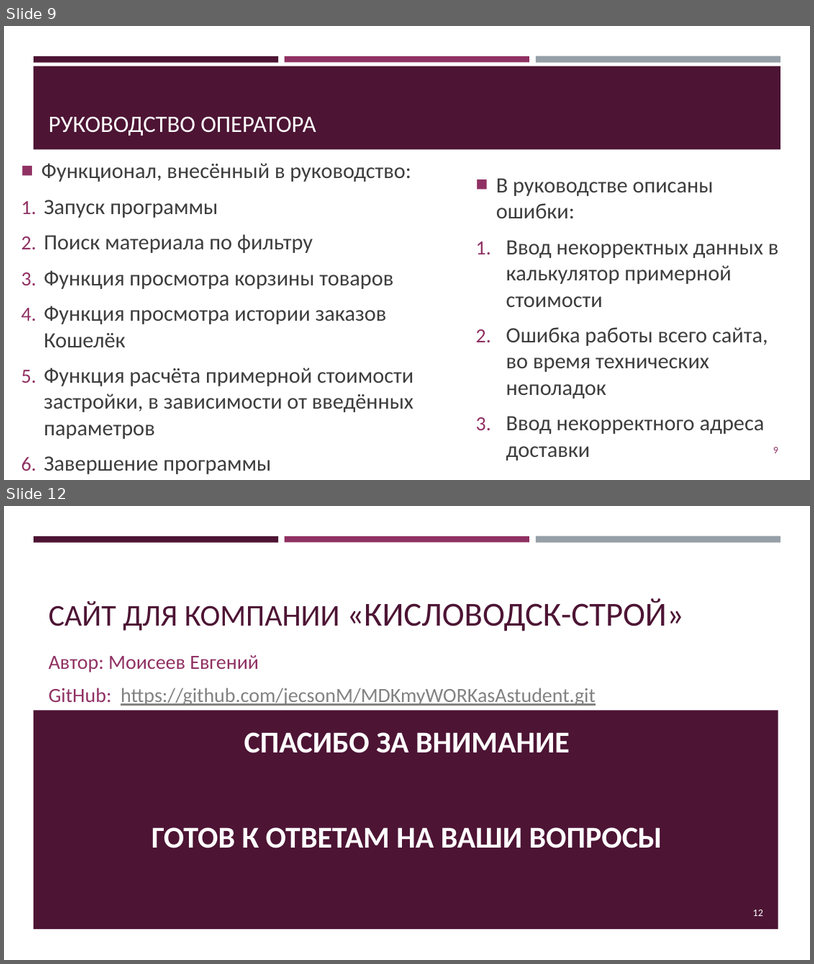
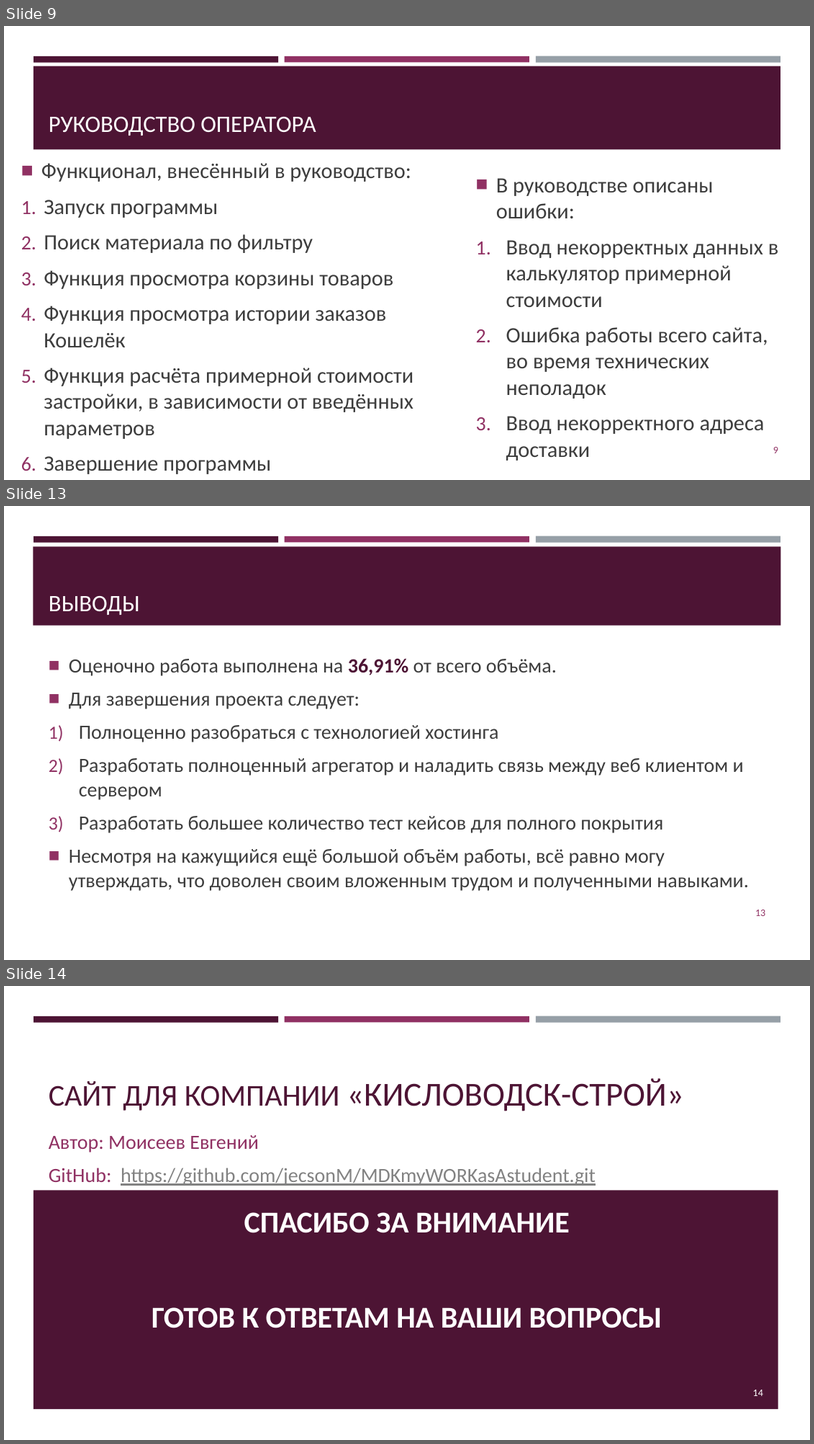
Before and after one commit to jecsonM/MDKmyWORKasAstudent, a slide deck: Сайт для компании «Кисловодск-строй».pptx. Shown one above the other, each under a label of ours: slides 9 and 12 before the commit, slides 9, 13 and 14 after it; the slides between them are not shown. The pictures are 814x964 and 814x1444 pixels, drawn with LibreOffice and Linux fonts; fonts in the diff are those of the drawing. Boxes give left, top, right and bottom in pixels: in the first picture for what was removed or moved away, otherwise in the second. Text is boxed around its words. In the diff, an @@ line names an element or a change of style, - is before the commit and + after.

```diff
--- a/Сайт для компании «Кисловодск-строй».pptx
+++ b/Сайт для компании «Кисловодск-строй».pptx
@@ slide 13 added at (4, 506, 810, 960), background #FFFFFF; not listed: 3 template elements that a slide beside it also shows @@
@@ rectangle added at (33, 546, 782, 626), fill #4D1434 @@
@@ title added at (49, 596, 140, 615), 28 pt, text #FFFFFF @@
+ВЫВОДЫ
@@ text added at (69, 658, 749, 890), 24 pt, text #3D3D3D @@
+■ Оценочно работа выполнена на 36,91% от всего объёма.
+■ Для завершения проекта следует:
+1) Полноценно разобраться с технологией хостинга
+2) Разработать полноценный агрегатор и наладить связь между веб клиентом и сервером
+3) Разработать большее количество тест кейсов для полного покрытия
+■ Несмотря на кажущийся ещё большой объём работы, всё равно могу утверждать, что доволен своим вложенным трудом и полученными навыками.
@@ page number added at (756, 909, 766, 916), 12 pt, text #903163 @@
+13
@@ what was slide 12 is now slide 14 @@
@@ page number at (754, 1389, 764, 1396): text changed @@
-12
+14
```
Also in this commit, not shown: 5 slides changed, 2 other slides added, 1 slide removed, 1 other file.
